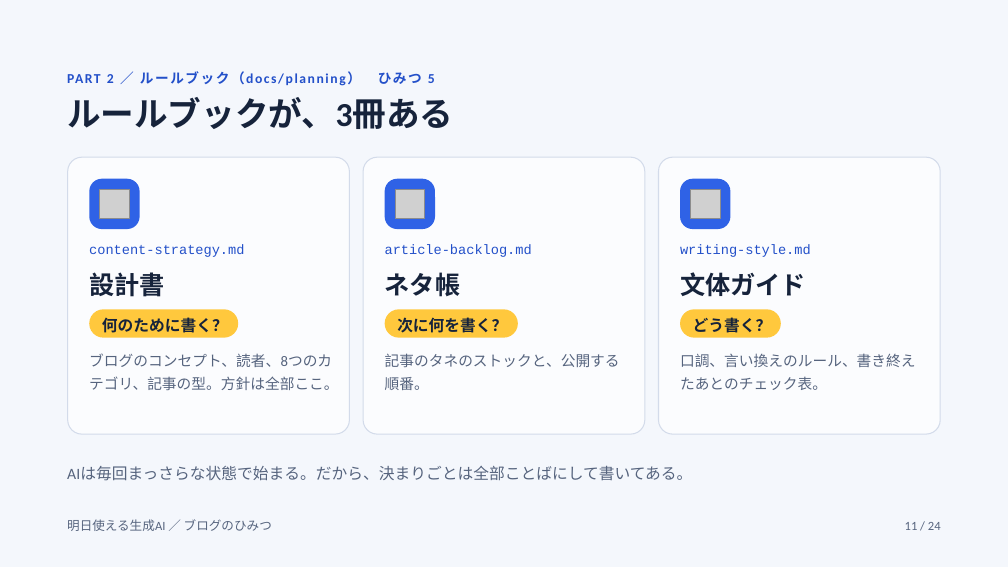
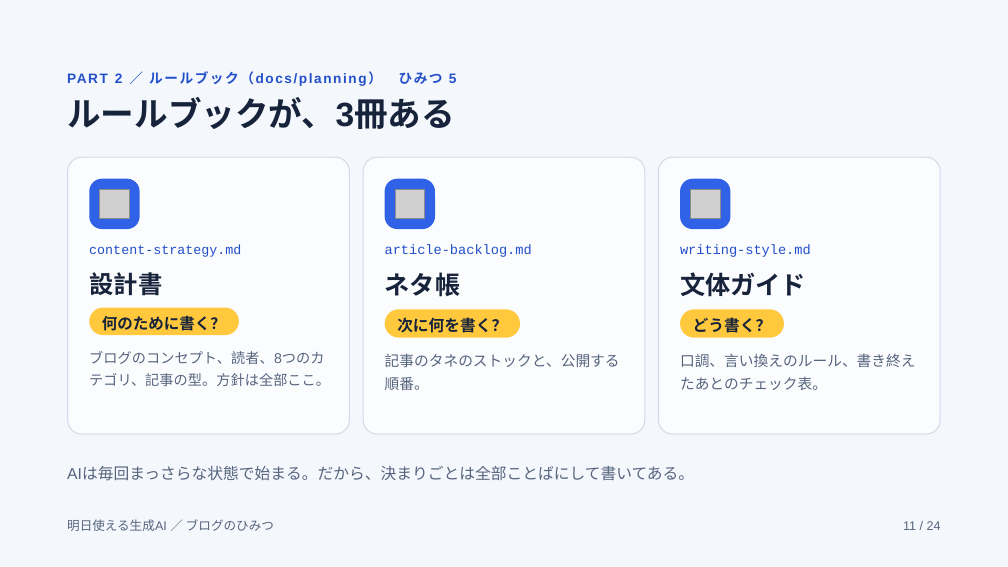
Before and after one commit to raindrop-aqua/blog-ap-sys, a slide deck: slide 11 of docs/reference/blog-secrets-slides/export/ブログのひみつ（仕組みと運営）.pptx. Drawn at 1008x567 pixels with LibreOffice and Linux fonts; fonts in the diff are those of the drawing; grey boxes stand for pictures. Boxes give left, top, right and bottom in pixels: in the first picture for what was removed or moved away, otherwise in the second. Text is boxed around its words. In the diff, an @@ line names an element or a change of style, - is before the commit and + after.

Commit message:
Update binary files for blog secrets slides export
- Updated the PDF export of the blog secrets slides with new content.
- Updated the PPTX export of the blog secrets slides with new content.

```diff
--- a/docs/reference/blog-secrets-slides/export/ブログのひみつ（仕組みと運営）.pptx
+++ b/docs/reference/blog-secrets-slides/export/ブログのひみつ（仕組みと運営）.pptx
@@ font Calibri to Arial in 5 elements at (115,71,457,84), (67,467,694,481), (67,519,274,531), (903,521,941,530), (67,97,455,129) @@
@@ text "content-strategy.md" at (89,244,241,257): size 13 to 12.7 pt; line spacing 18.2pt to 17.7pt @@
@@ text "設計書" at (89,272,162,296): size 24 to 23.2 pt, font Calibri to Arial; line spacing 31.2pt to 30.2pt @@
@@ text "何のために書く？" at (102,315,226,331): size 15 to 14.8 pt, font Calibri to Arial; line spacing 21pt to 20.7pt @@
@@ rounded rectangle removed at (385,309,518,338) @@
@@ freeform shape added at (385,309,520,338), fill #FFC83D, 15 pt, text #16233B, bold @@
+次に何を書く？
@@ rounded rectangle removed at (681,309,781,338) @@
@@ freeform shape added at (681,309,785,338), fill #FFC83D, 15 pt, text #16233B, bold @@
+どう書く？
@@ text "ブログのコンセプト、読者、8つのカテゴリ、記事の型。方針は全部ここ。" at (89,351,330,386): size 14 to 13.6 pt, font Calibri to Arial; line spacing 21.7pt to 21pt @@
```
Also in this commit, not shown: 23 other slides changed, 2 other files.
